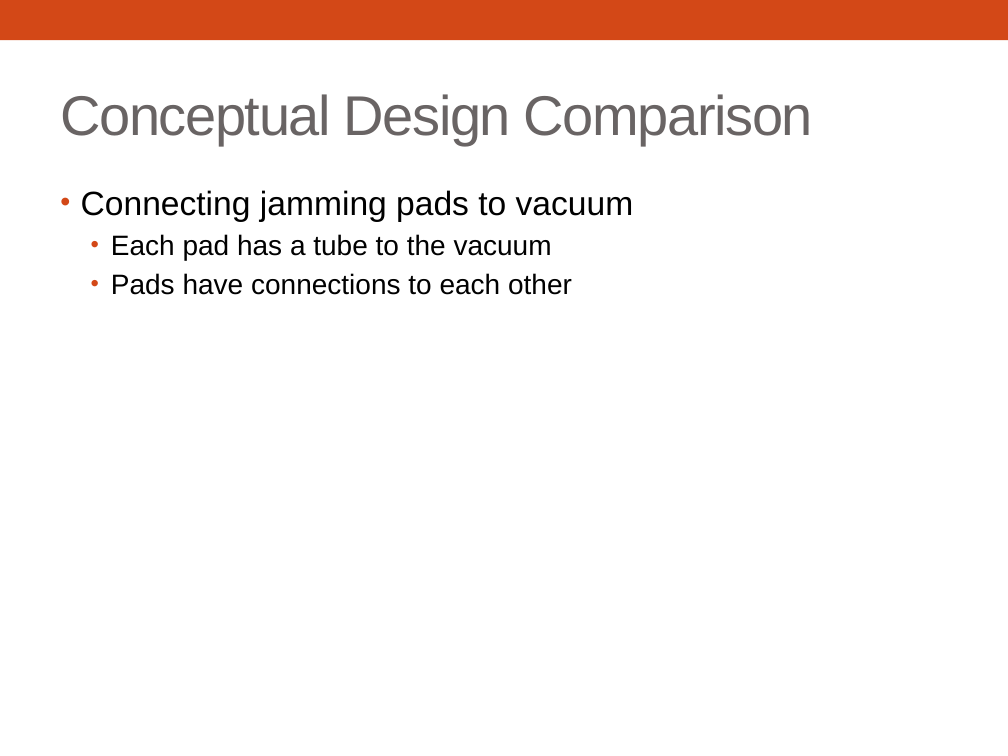
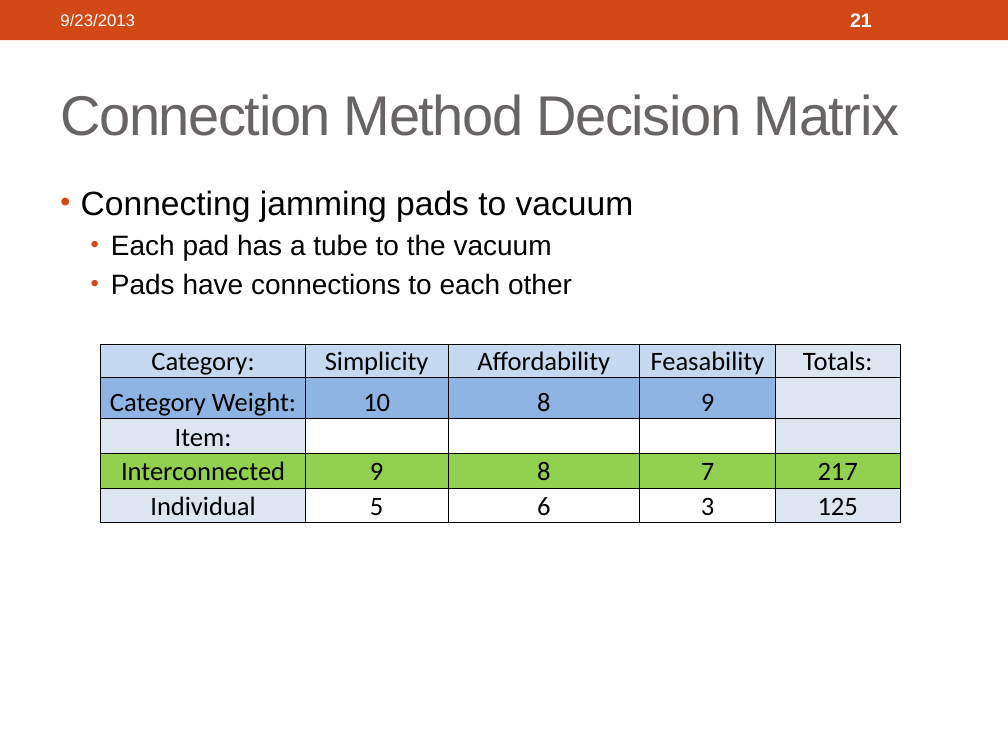
Before and after one commit to 3D-Printed-Granular-Jamming-Hand/3d-printed-granular-jamming-hand, a slide deck: slide 21 of ProgressReports/Presentation 1 Segments/3d-Printed Granular Jamming Hand.pptx (slide 20 before the commit). Drawn at 1008x756 pixels with LibreOffice and Linux fonts; fonts in the diff are those of the drawing. Boxes give left, top, right and bottom in pixels: in the first picture for what was removed or moved away, otherwise in the second. Text is boxed around its words. In the diff, an @@ line names an element or a change of style, - is before the commit and + after.

```diff
--- a/ProgressReports/Presentation 1 Segments/3d-Printed Granular Jamming Hand.pptx
+++ b/ProgressReports/Presentation 1 Segments/3d-Printed Granular Jamming Hand.pptx
@@ text added at [60,14,135,26], 12 pt, text #FFFFFF @@
+9/23/2013
@@ page number added at [850,13,872,27], 14 pt, text #FFFFFF, bold @@
+21
@@ title at [60,94,899,136]: text changed @@
-Conceptual Design Comparison
+Connection Method Decision Matrix
@@ table added at [101,345,901,522], 5 rows, 5 columns @@
+Category: | Simplicity | Affordability | Feasability | Totals:
+Category Weight: | 10 | 8 | 9 | 
+Item: |  |  |  | 
+Interconnected | 9 | 8 | 7 | 217
+Individual | 5 | 6 | 3 | 125
```
Also in this commit, not shown: 29 other slides changed, 6 slides added, 1 slide removed, 1 other file.
